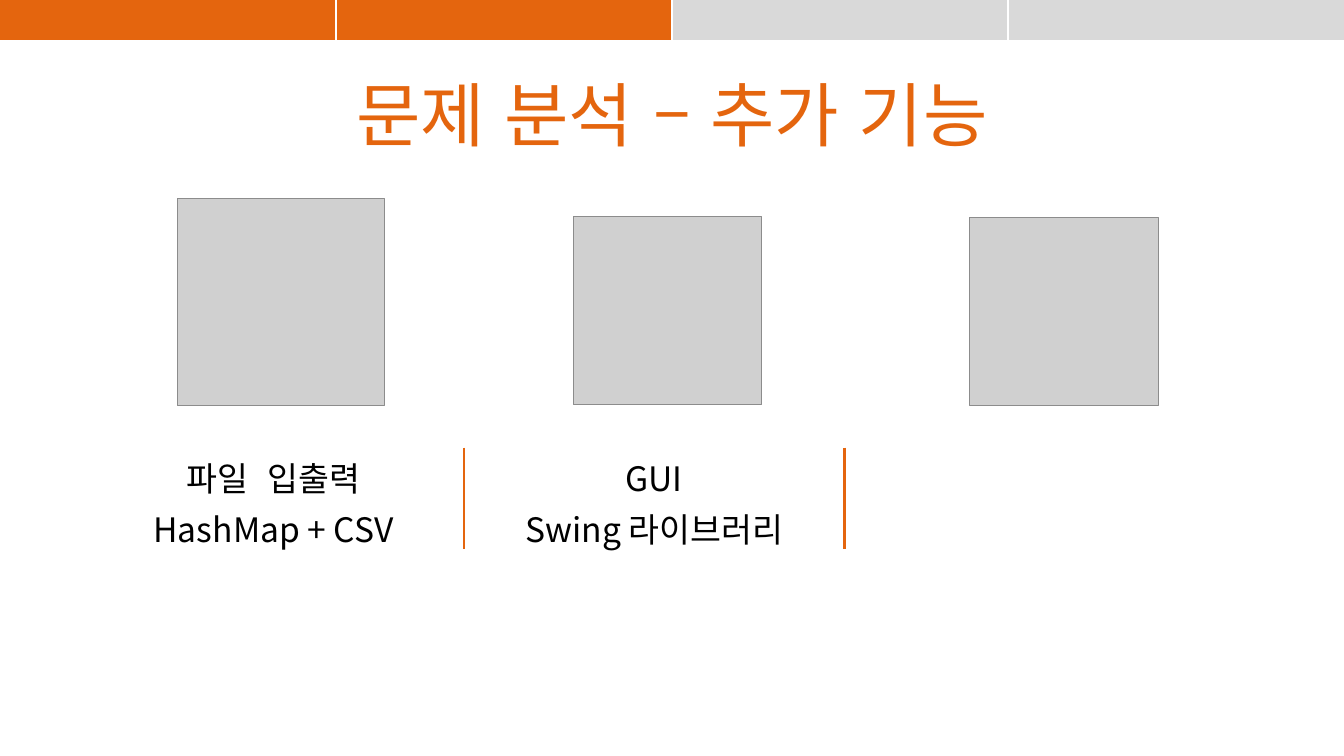
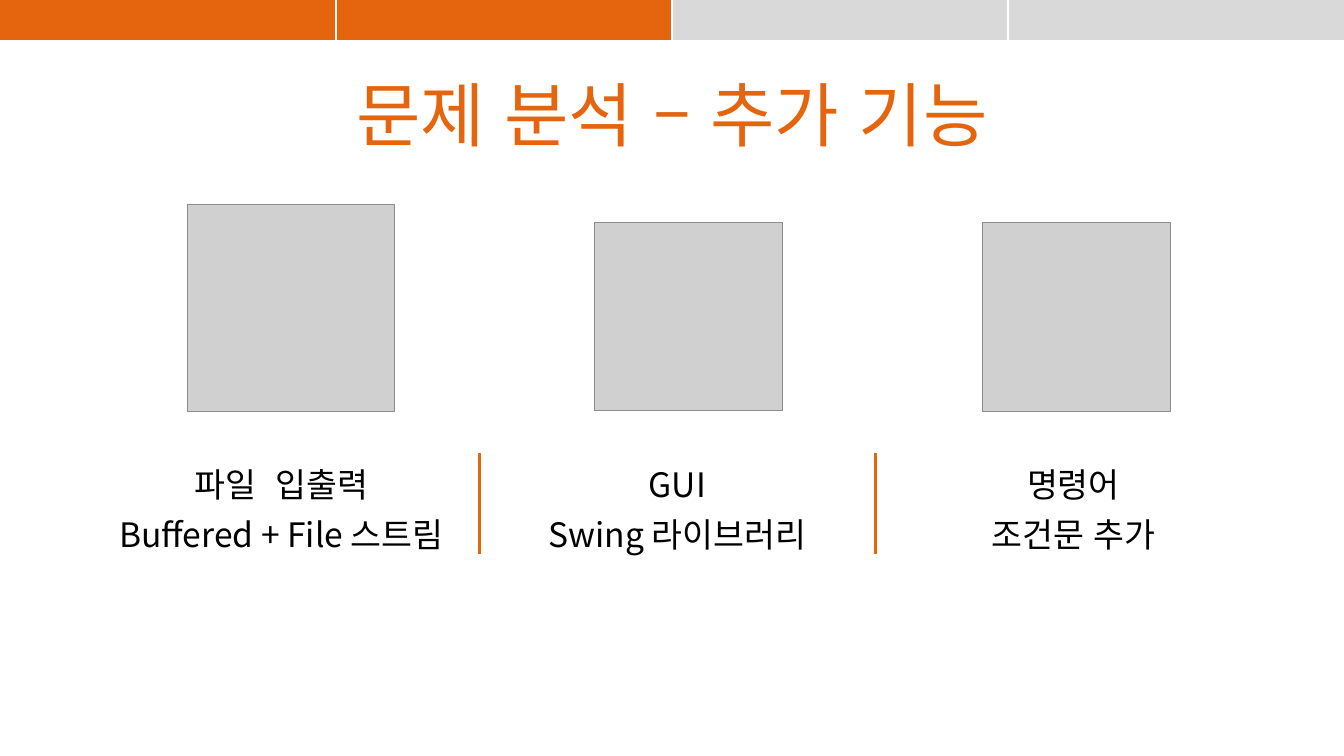
Before and after one commit to suyons/StrangeChat, a slide deck: slide 6 of StrangeChat_PPT.pptx. Drawn at 1344x756 pixels with LibreOffice and Linux fonts; fonts in the diff are those of the drawing; grey boxes stand for pictures. Boxes give left, top, right and bottom in pixels: in the first picture for what was removed or moved away, otherwise in the second. Text is boxed around its words. In the diff, an @@ line names an element or a change of style, - is before the commit and + after.

Commit message:
최종 코드에 주석 추가, 발표자료 준비

```diff
--- a/StrangeChat_PPT.pptx
+++ b/StrangeChat_PPT.pptx
@@ picture: place and size @@
-picture at (177,199,385,406)
+picture at (188,205,395,412)
@@ picture: place and size @@
-picture at (574,217,762,405)
+picture at (594,222,782,410)
@@ picture: place and size @@
-picture at (970,218,1158,406)
+picture at (982,223,1171,411)
@@ table at (84,454,1272,560) @@
-row 1, column 3: 
+row 1, column 3: 명령어
-row 2, column 1: HashMap + CSV
+row 2, column 1: Buffered + File 스트림
-row 2, column 3: 
+row 2, column 3: 조건문 추가
@@ table: place and size @@
-table at (84,448,1227,555)
+table at (84,454,1272,560)
```
Also in this commit, not shown: 1 other slide changed, 24 slides added, 1 slide removed, 3 other files.
